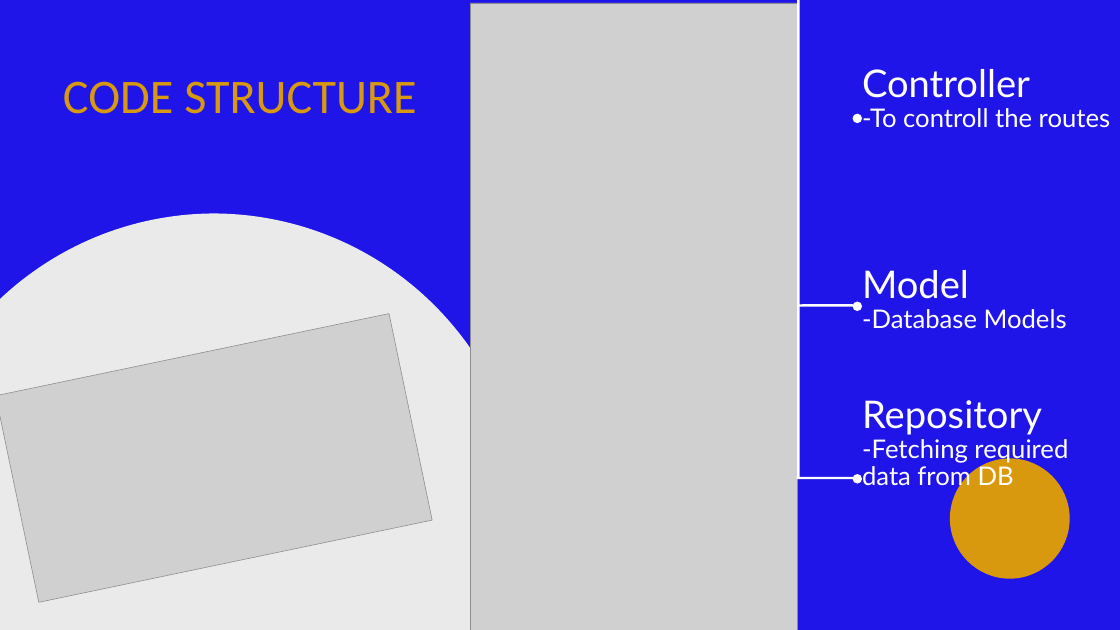
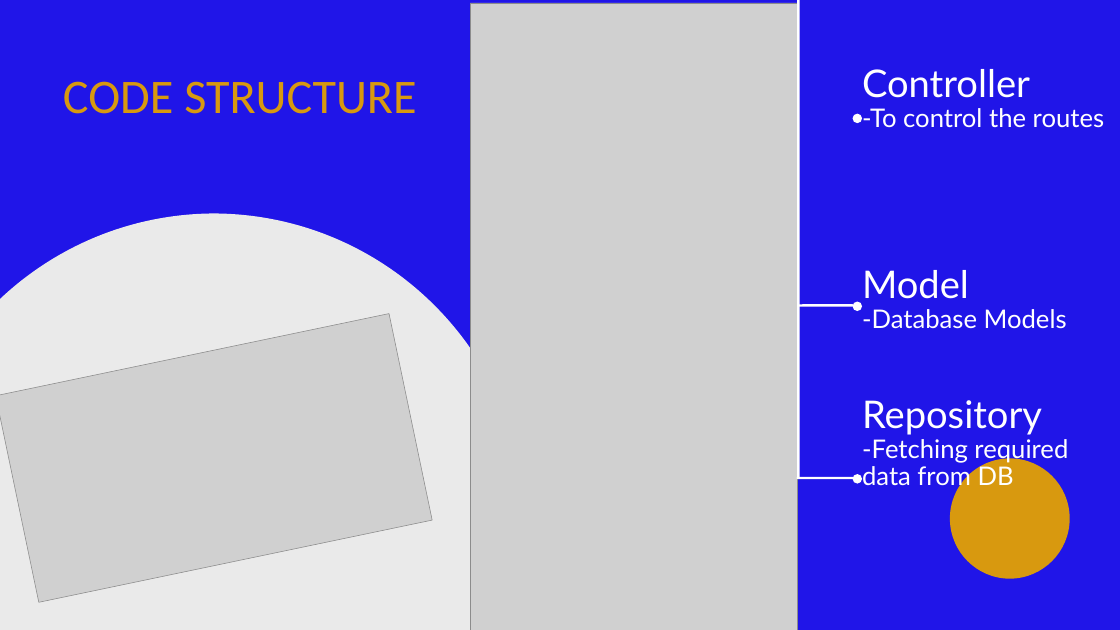
Before and after one commit to bhattaraijay05/msql-spring-react, a slide deck: slide 9 of java project.pptx (slide 5 before the commit). Drawn at 1120x630 pixels with LibreOffice and Linux fonts; fonts in the diff are those of the drawing; grey boxes stand for pictures. Boxes give left, top, right and bottom in pixels: in the first picture for what was removed or moved away, otherwise in the second. Text is boxed around its words. In the diff, an @@ line names an element or a change of style, - is before the commit and + after.

```diff
--- a/java project.pptx
+++ b/java project.pptx
@@ text at bbox=[862, 108, 1104, 128]: text changed @@
--To controll the routes
+-To control the routes
```
Also in this commit, not shown: 3 other slides changed, 6 slides added, 3 slides removed, 6 other files.
